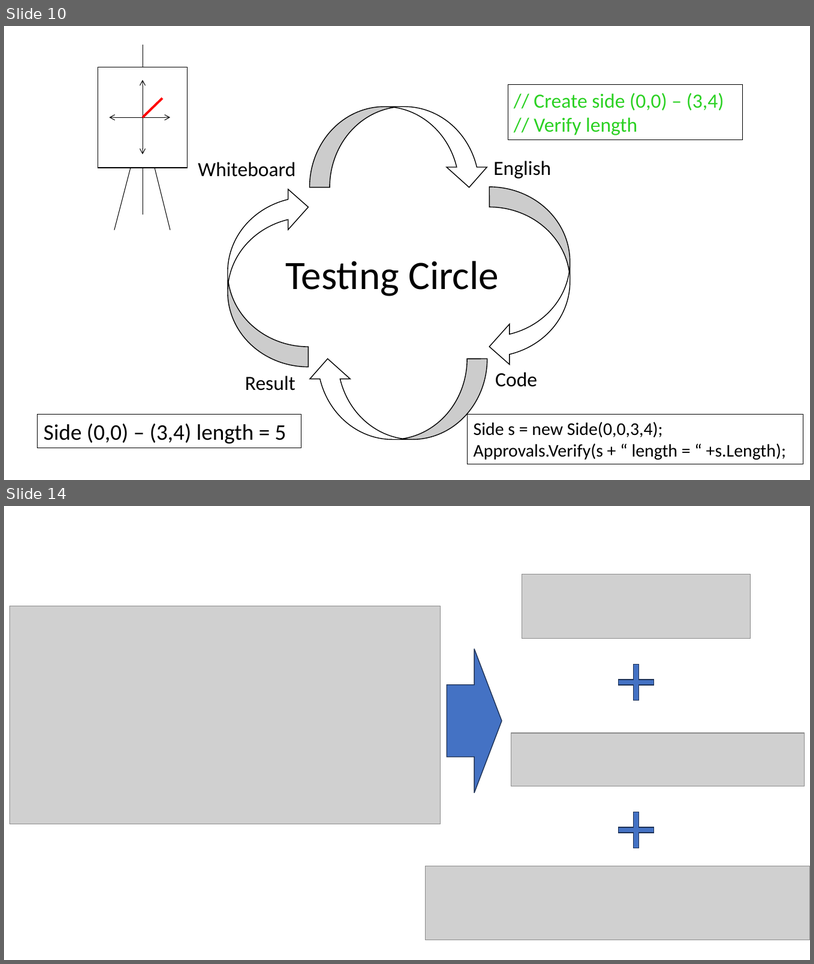
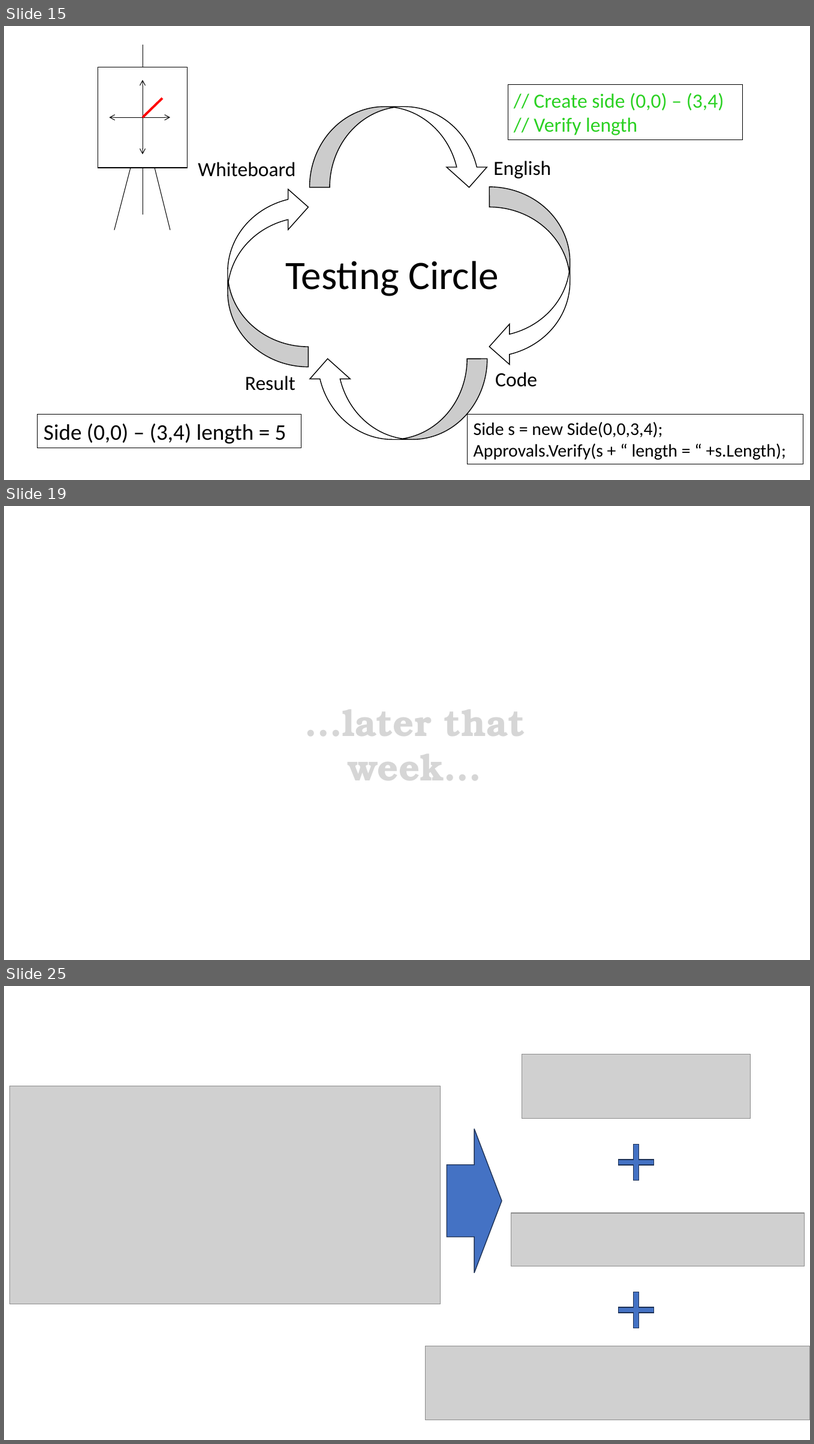
Before and after one commit to LearnWithLlew/TestingBetterWithApprovals.Slides, a slide deck: slides/Testing Better with Approvals.pptx. Shown one above the other, each under a label of ours: slides 10 and 14 before the commit, slides 15, 19 and 25 after it; the slides between them are not shown. The pictures are 814x964 and 814x1444 pixels, drawn with LibreOffice and Linux fonts; fonts in the diff are those of the drawing; grey boxes stand for pictures; background and template pictures are left out. Boxes give left, top, right and bottom in pixels: in the first picture for what was removed or moved away, otherwise in the second. Text is boxed around its words. In the diff, an @@ line names an element or a change of style, - is before the commit and + after.

```diff
--- a/slides/Testing Better with Approvals.pptx
+++ b/slides/Testing Better with Approvals.pptx
@@ slide 19 added at [4,506,810,960], background picture (left out) @@
@@ text added at [305,709,525,780], 44 pt, text gradient #979797 to #D7D7D7 to #FFFFFF, bold @@
+...later that week...
@@ what was slide 10 is now slide 15 @@
@@ what was slide 14 is now slide 25 @@
```
Also in this commit, not shown: 2 slides changed, 9 other slides added, 4 other files.
